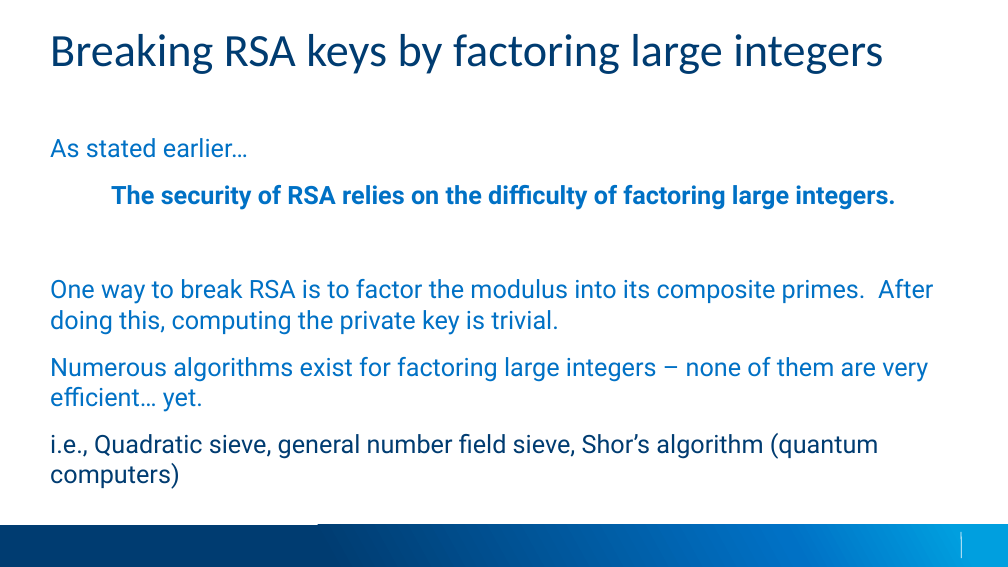
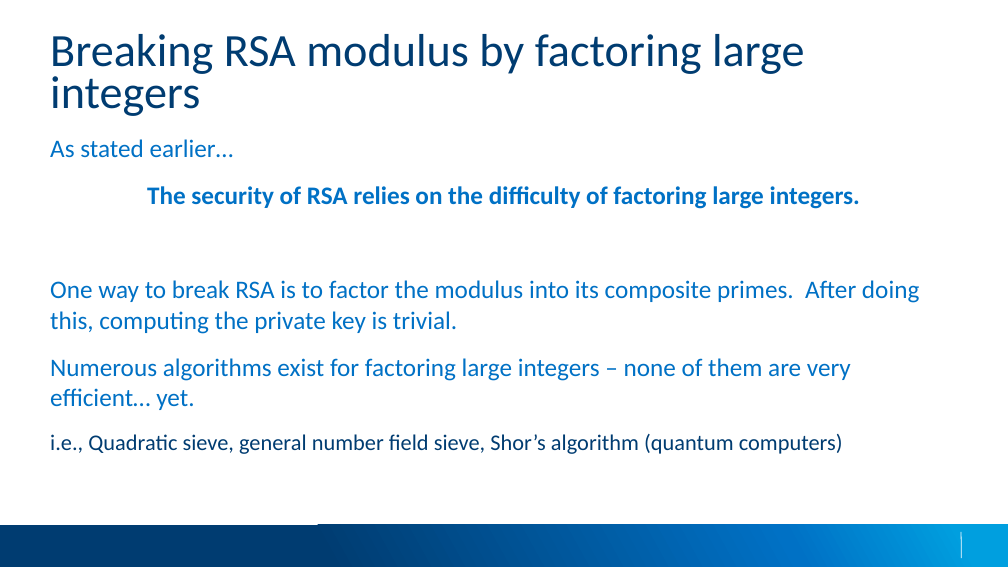
Before and after one commit to applesauce49/lincoln_high, a slide deck: slide 15 of presos/LincolnHighVisit-2023.pptx. Drawn at 1008x567 pixels with LibreOffice and Linux fonts; fonts in the diff are those of the drawing; background and template pictures are left out. Boxes give left, top, right and bottom in pixels: in the first picture for what was removed or moved away, otherwise in the second. Text is boxed around its words. In the diff, an @@ line names an element or a change of style, - is before the commit and + after.

```diff
--- a/presos/LincolnHighVisit-2023.pptx
+++ b/presos/LincolnHighVisit-2023.pptx
@@ title at (50, 34, 805, 116): text changed @@
-Breaking RSA keys by factoring large integers
+Breaking RSA modulus by factoring large integers
@@ text "As stated earlier…" at (50, 139, 919, 454): font Roboto to Calibri; size 24 to 21.3 pt in "i.e., Quadratic sieve, general number field sieve, ..." @@
```
Also in this commit, not shown: 27 other slides changed, 3 slides added.
